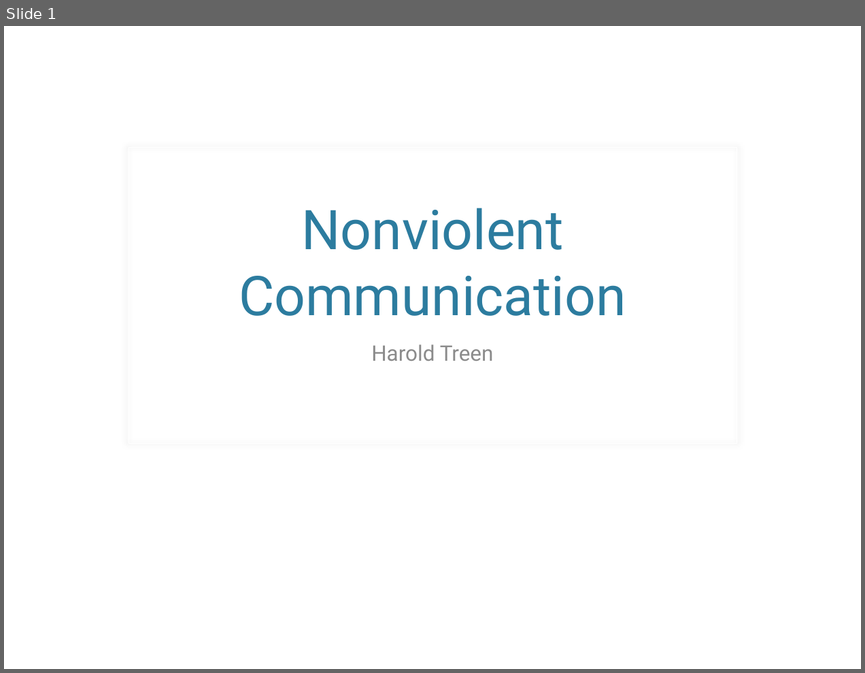
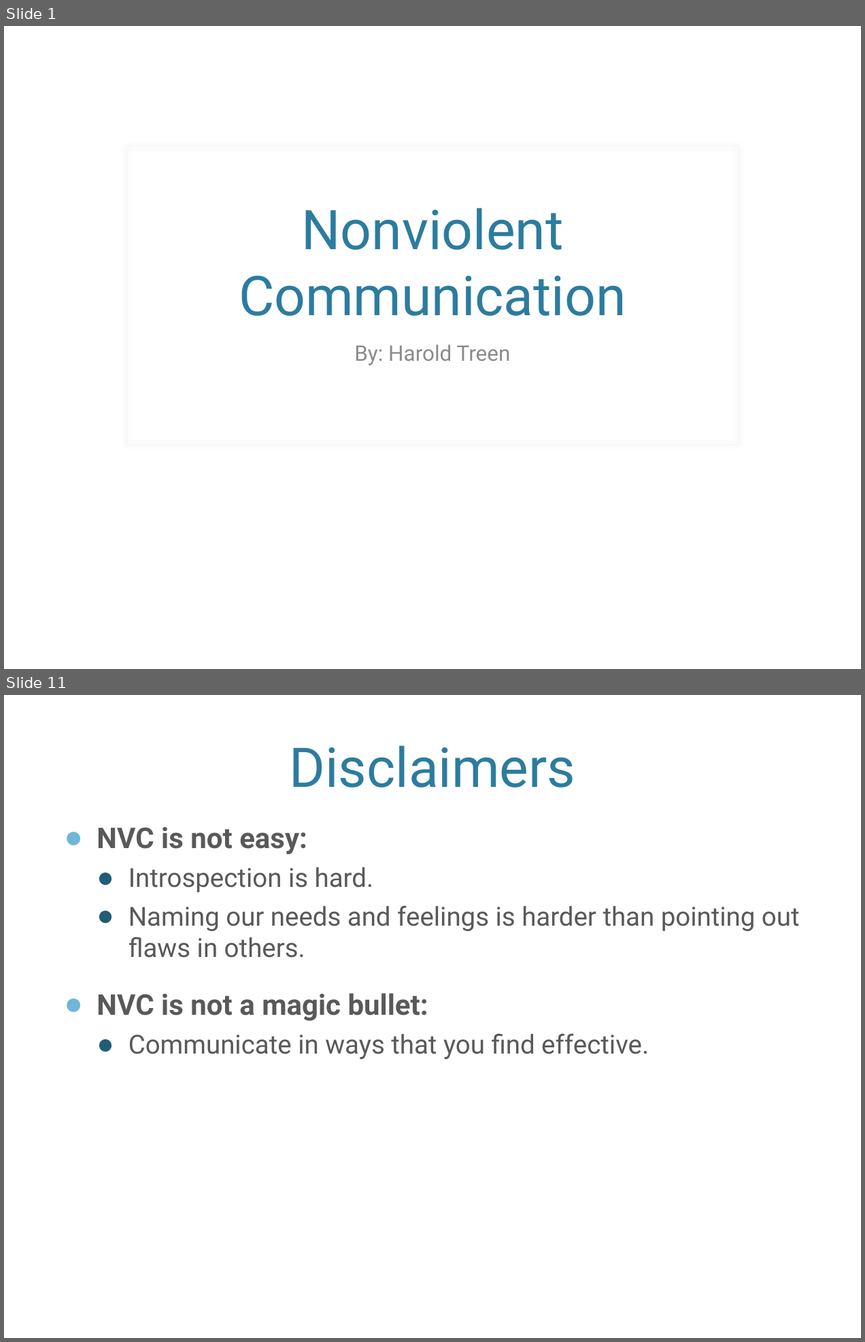
Before and after one commit to haroldtreen/RecurseCenterStuff, a slide deck: presentations/nvc.pptx. Shown one above the other, each under a label of ours: slide 1 before the commit, slides 1 and 11 after it; the slides between them are not shown. The pictures are 865x673 and 865x1342 pixels, drawn with LibreOffice and Linux fonts; fonts in the diff are those of the drawing; background and template pictures are left out. Boxes give left, top, right and bottom in pixels: in the first picture for what was removed or moved away, otherwise in the second. Text is boxed around its words. In the diff, an @@ line names an element or a change of style, - is before the commit and + after.

```diff
--- a/presentations/nvc.pptx
+++ b/presentations/nvc.pptx
@@ slide 11 added at (4,695,861,1338), background picture (left out) @@
@@ title added at (289,745,575,787), 46 pt, text #2C7C9F @@
+Disclaimers
@@ text added at (96,827,800,1059), 22 pt, text #595959 @@
+● NVC is not easy:
+  ● Introspection is hard.
+  ● Naming our needs and feelings is harder than pointing out flaws in others.
+● NVC is not a magic bullet:
+  ● Communicate in ways that you find effective.
@@ slide 1 changed as well @@
@@ subtitle at (354,344,511,365): text changed @@
-Harold Treen
+By: Harold Treen
```
Also in this commit, not shown: 10 other slides added.
